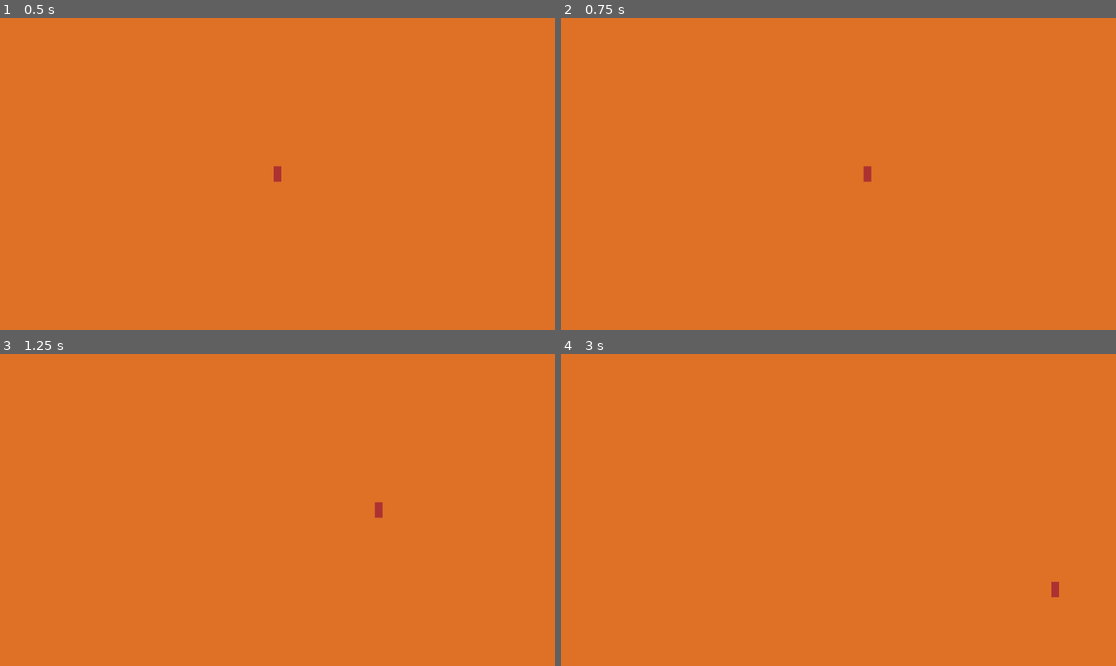
Above: before the commit, frames 1-4 (two rows, left to right).
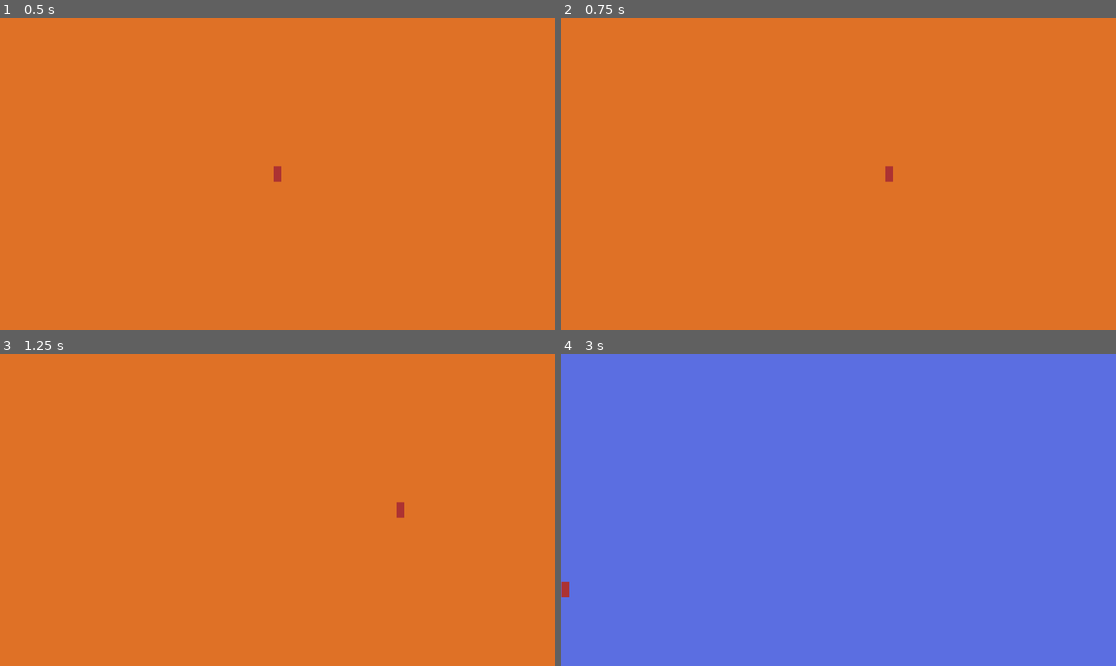
Above: after the commit, the same moments.

Repository: VillerotJustin/Crash_Robots
Game: Godot game, scene res://World/world.tscn
Same seed, same stepped clock (60 frames per second), same inputs: the game is played once before the commit and once after it.
Inputs:
- Up to frame 1 (0.5 s): no input
- Up to frame 2 (0.75 s): tap Enter at 0.5 s; hold D (move_right) from 0.53 s (still down); tap Space (dash, bound only after the commit) at 0.6 s
- Up to frame 3 (1.25 s): keep holding D (move_right)
- Up to frame 4 (3 s): release D (move_right) at 1.28 s; hold S (move_down) 1.28-2.03 s; tap Space (dash, bound only after the commit) at 1.35, 2.1, 2.75, 2.85 s; hold D (move_right) 2.03-2.78 s; hold W (move_up) from 2.78 s (still down)

Frame 1 is identical in both runs. In frame 2, 0.1% of the frame differs, in the area x 54-60%, y 47-53%; in frame 3, 0.1%; in frame 4, 100%, in the area x 0-100%, y 0-100%.

Commit message:
Player Dash fundations & layer naming & bulled die on collision

Diff:
--- a/Player/Bullet/bullet.gd
+++ b/Player/Bullet/bullet.gd
@@ -19,5 +19,13 @@
 func _physics_process(_delta: float) -> void:
 	pass
 
+func die():
+	queue_free()
+
 func _on_visible_on_screen_notifier_2d_screen_exited() -> void:
-	queue_free()
+	die()
+
+
+func _on_body_entered(_body: Node) -> void:
+	# Process colision
+	die()
--- a/Player/Bullet/bullet.tscn
+++ b/Player/Bullet/bullet.tscn
@@ -19,4 +19,5 @@
 
 [node name="VisibleOnScreenNotifier2D" type="VisibleOnScreenNotifier2D" parent="."]
 
+[connection signal="body_entered" from="." to="." method="_on_body_entered"]
 [connection signal="screen_exited" from="VisibleOnScreenNotifier2D" to="." method="_on_visible_on_screen_notifier_2d_screen_exited"]
--- a/Player/player.gd
+++ b/Player/player.gd
@@ -10,17 +10,24 @@
 
 @export_category("Mouvement")
 @export var SPEED: float = 300.0
+@export var Dash_mult: float = 10
 @export var main_camera: G_camera
-
-
+var is_dashing:bool = false
+var input_direction = Vector2.ZERO
 
 func _ready() -> void:
 	pass
 	# TODO check / auto fill references
 
 func get_movement_input():
-	var input_direction = Input.get_vector("move_left", "move_right", "move_up", "move_down")
-	velocity = input_direction * SPEED
+	if !is_dashing:
+		input_direction = Input.get_vector("move_left", "move_right", "move_up", "move_down")
+		velocity = input_direction * SPEED
+
+	if Input.is_action_just_pressed("dash"):
+		velocity *= Dash_mult
+		set_collision_layer_value(5, false) # Disable dashable_gap collision
+
 
 func shooting():
 	if Time.get_unix_time_from_system()-fire_rate < last_fire:
@@ -57,6 +64,9 @@
 		last_fire = Time.get_unix_time_from_system()
 
 
+func drill():
+	pass
+
 func _physics_process(_delta: float) -> void:
 	# Moving the Character
 	get_movement_input()
@@ -65,6 +75,14 @@
 	# Shooting
 	shooting()
 
+	# Drill
+	drill()
+
 
 func _on_visible_on_screen_notifier_2d_screen_exited() -> void:
 	main_camera.update_position(global_position)
+
+
+func _on_dash_end() -> void:
+	is_dashing = false
+	set_collision_layer_value(5, true)
--- a/Player/player.tscn
+++ b/Player/player.tscn
@@ -8,6 +8,7 @@
 size = Vector2(16, 32)
 
 [node name="Player" type="CharacterBody2D" node_paths=PackedStringArray("player_center")]
+collision_mask = 27
 script = ExtResource("1_l8h54")
 Bullet_Packed_Scene = ExtResource("2_btcbx")
 player_center = NodePath("PlayerCenter")
@@ -15,9 +16,7 @@
 [node name="Sprite2D" type="Sprite2D" parent="."]
 texture = ExtResource("2_4ntmi")
 
-[node name="CollisionShape2D" type="CollisionShape2D" parent="."]
-visible = false
-position = Vector2(0, -16)
+[node name="CollisionShape2D2" type="CollisionShape2D" parent="."]
 shape = SubResource("RectangleShape2D_btcbx")
 
 [node name="AnimationPlayer" type="AnimationPlayer" parent="."]
@@ -25,5 +24,9 @@
 [node name="PlayerCenter" type="Marker2D" parent="."]
 
 [node name="VisibleOnScreenNotifier2D" type="VisibleOnScreenNotifier2D" parent="."]
+rect = Rect2(-8, -16, 16, 32)
+
+[node name="DashDuration" type="Timer" parent="."]
 
 [connection signal="screen_exited" from="VisibleOnScreenNotifier2D" to="." method="_on_visible_on_screen_notifier_2d_screen_exited"]
+[connection signal="timeout" from="DashDuration" to="." method="_on_dash_end"]
--- a/project.godot
+++ b/project.godot
@@ -65,3 +65,23 @@
 , Object(InputEventJoypadMotion,"resource_local_to_scene":false,"resource_name":"","device":-1,"axis":3,"axis_value":1.0,"script":null)
 ]
 }
+dash={
+"deadzone": 0.2,
+"events": [Object(InputEventKey,"resource_local_to_scene":false,"resource_name":"","device":-1,"window_id":0,"alt_pressed":false,"shift_pressed":false,"ctrl_pressed":false,"meta_pressed":false,"pressed":false,"keycode":0,"physical_keycode":32,"key_label":0,"unicode":32,"location":0,"echo":false,"script":null)
+, Object(InputEventJoypadButton,"resource_local_to_scene":false,"resource_name":"","device":-1,"button_index":0,"pressure":0.0,"pressed":false,"script":null)
+]
+}
+drill={
+"deadzone": 0.2,
+"events": [Object(InputEventKey,"resource_local_to_scene":false,"resource_name":"","device":-1,"window_id":0,"alt_pressed":false,"shift_pressed":false,"ctrl_pressed":false,"meta_pressed":false,"pressed":false,"keycode":0,"physical_keycode":75,"key_label":0,"unicode":107,"location":0,"echo":false,"script":null)
+, Object(InputEventJoypadButton,"resource_local_to_scene":false,"resource_name":"","device":-1,"button_index":2,"pressure":0.0,"pressed":false,"script":null)
+]
+}
+
+[layer_names]
+
+2d_physics/layer_1="Player"
+2d_physics/layer_2="Enemy"
+2d_physics/layer_3="Projectile"
+2d_physics/layer_4="Environment"
+2d_physics/layer_5="dashable_gap"
